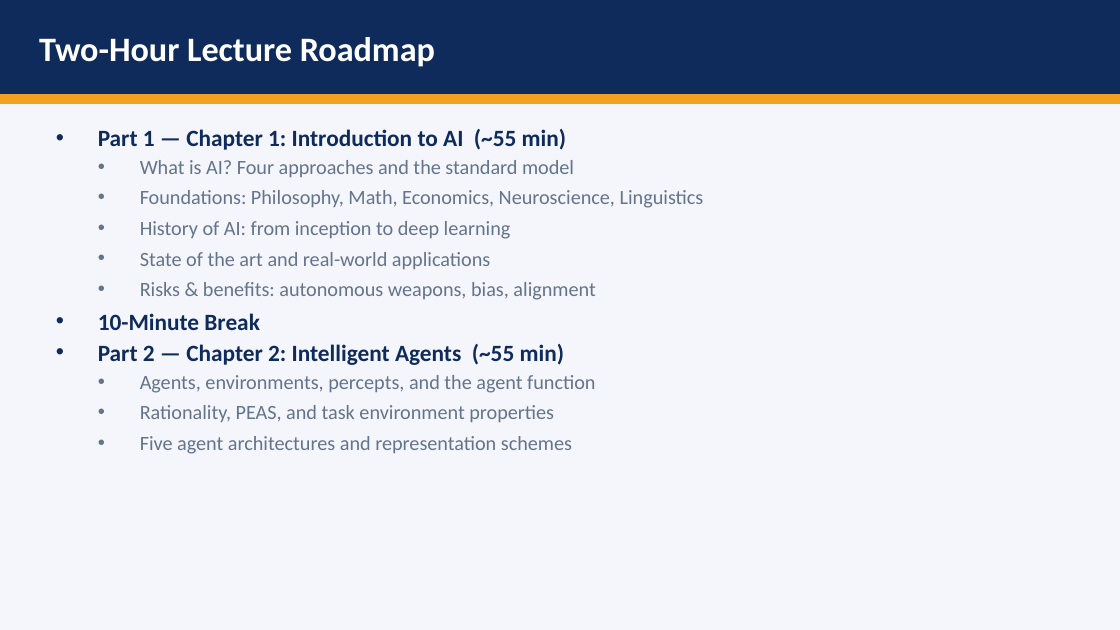
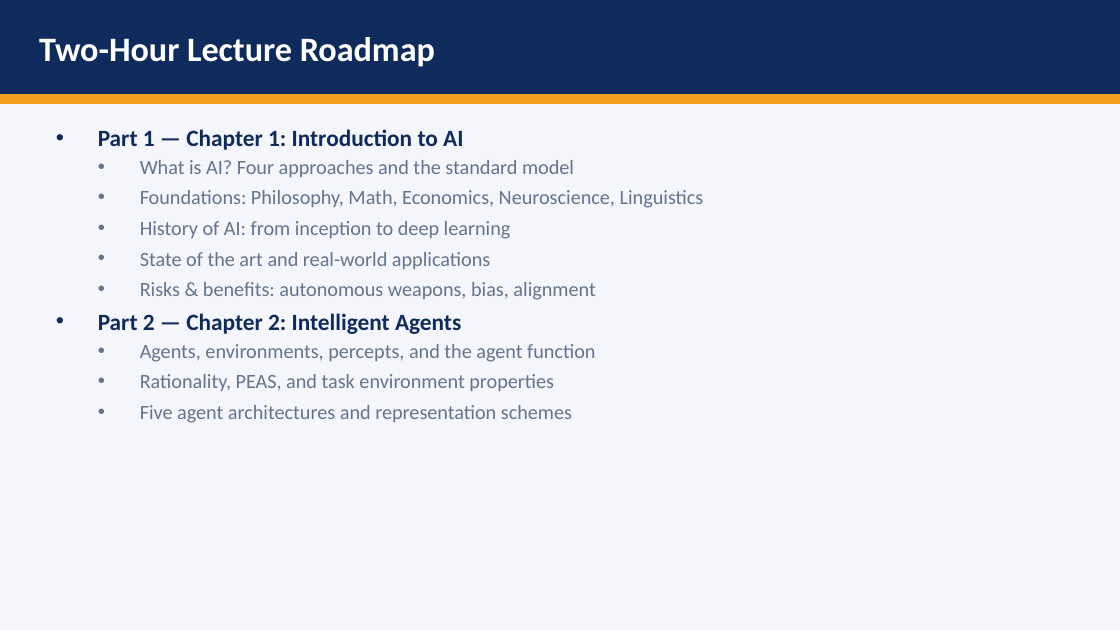
Before and after one commit to DrNatas/Comp_469, a slide deck: slide 3 of Fall 2026/L01 - Introduction and Intelligent Agents/COMP469_Ch1_Ch2_Full_Lecture.pptx (slide 2 before the commit). Drawn at 1120x630 pixels with LibreOffice and Linux fonts; fonts in the diff are those of the drawing. Boxes give left, top, right and bottom in pixels: in the first picture for what was removed or moved away, otherwise in the second. Text is boxed around its words. In the diff, an @@ line names an element or a change of style, - is before the commit and + after.

```diff
--- a/Fall 2026/L01 - Introduction and Intelligent Agents/COMP469_Ch1_Ch2_Full_Lecture.pptx
+++ b/Fall 2026/L01 - Introduction and Intelligent Agents/COMP469_Ch1_Ch2_Full_Lecture.pptx
@@ text at bbox=[98, 129, 463, 150]: text changed @@
-• Part 1 — Chapter 1: Introduction to AI (~55 min)
+• Part 1 — Chapter 1: Introduction to AI
@@ text at bbox=[98, 313, 461, 334]: text changed @@
-• 10-Minute Break
-• Part 2 — Chapter 2: Intelligent Agents (~55 min)
+• Part 2 — Chapter 2: Intelligent Agents
```
Also in this commit, not shown: 10 other slides changed, 1 slide added, 1 slide removed, 17 other files.
